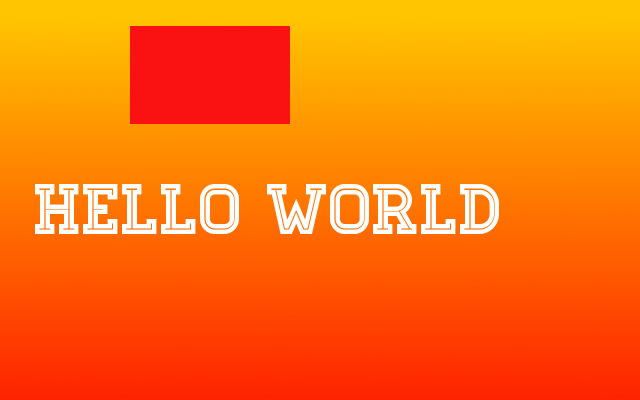
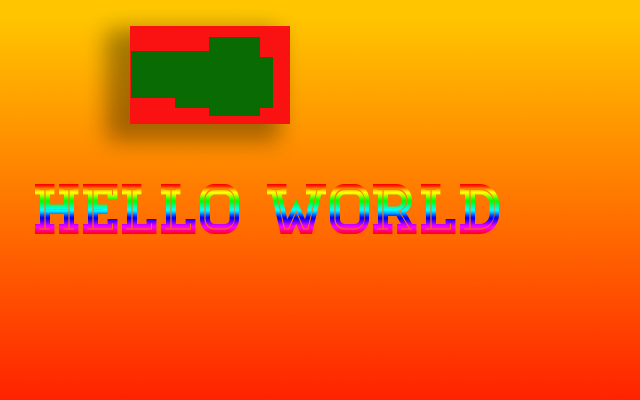
Before/after of a 640 × 400 layered artwork. What changed in the layer stack:
added layer "Rectangle 3" above "Rectangle 2" over <box>175,57,273,108</box>
added layer "Rectangle 2" above "Rectangle 1" over <box>209,37,260,116</box>
added layer "Rectangle 1" above "Calque" over <box>131,51,245,98</box>
